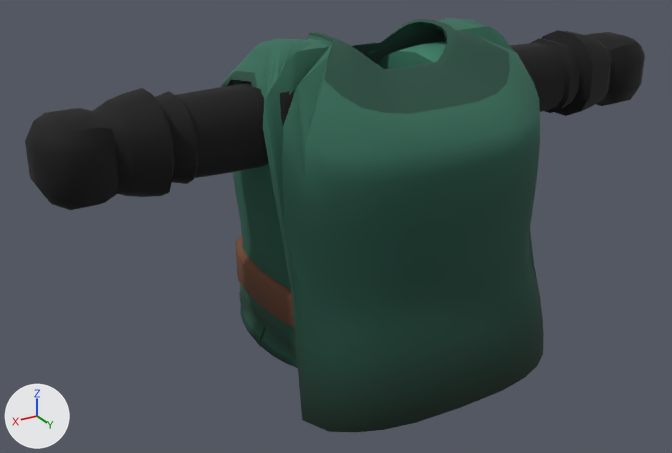
Two versions of the glTF model assets/custom-items/armor/body/ranger_coat.glb, one commit apart.
Rendered twice from a 50 mm lens placed at (1.418, 2.132, 1.48), pointed at (0.122, -0.028, 0.4). Every picture has the same lights, and +X, +Y and +Z are marked at lower left. The older version comes first. Where no turn or scale is listed for an object, it has been applied to the vertices. Vertices at exactly the same position are counted once.

The first picture shows 'Item'.
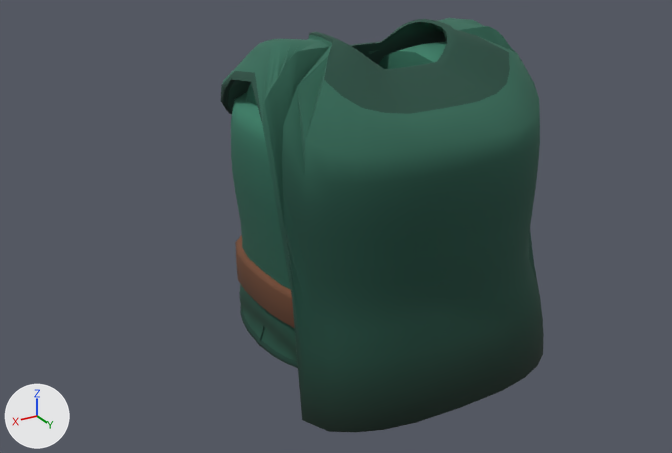
Location of each change, [x1, y1, x2, y2] in pixels of the pictures (672 x 453 px):
'Item', reshaped (48% narrower): before [25, 18, 645, 433]; after [221, 18, 544, 433]
part 1 of me_rangercoat, deleted: before [510, 30, 645, 116]
part 2 of me_rangercoat, deleted: before [25, 74, 294, 210]

The change in detail:
me_rangercoat is used by ob_item; location (0.0, 0.017, -0.34).
me_rangercoat had 3340 vertices, 6692 faces and spanned x -0.97..0.97, y -0.47..0.43, z 0.34..1.32.
me_rangercoat now has 2756 vertices, 5532 faces and spans x -0.43..0.43, y -0.47..0.43, z 0.34..1.32.
me_rangercoat part 1: the loose piece of 292 vertices spanning x -0.97..-0.09, y -0.14..0.14, z 0.96..1.25 is deleted.
me_rangercoat part 2: the loose piece of 292 vertices spanning x 0.09..0.97, y -0.14..0.14, z 0.96..1.25 is deleted.
me_rangercoat no longer uses material mat_rangercoat_3 (picture img_surface_palette).
